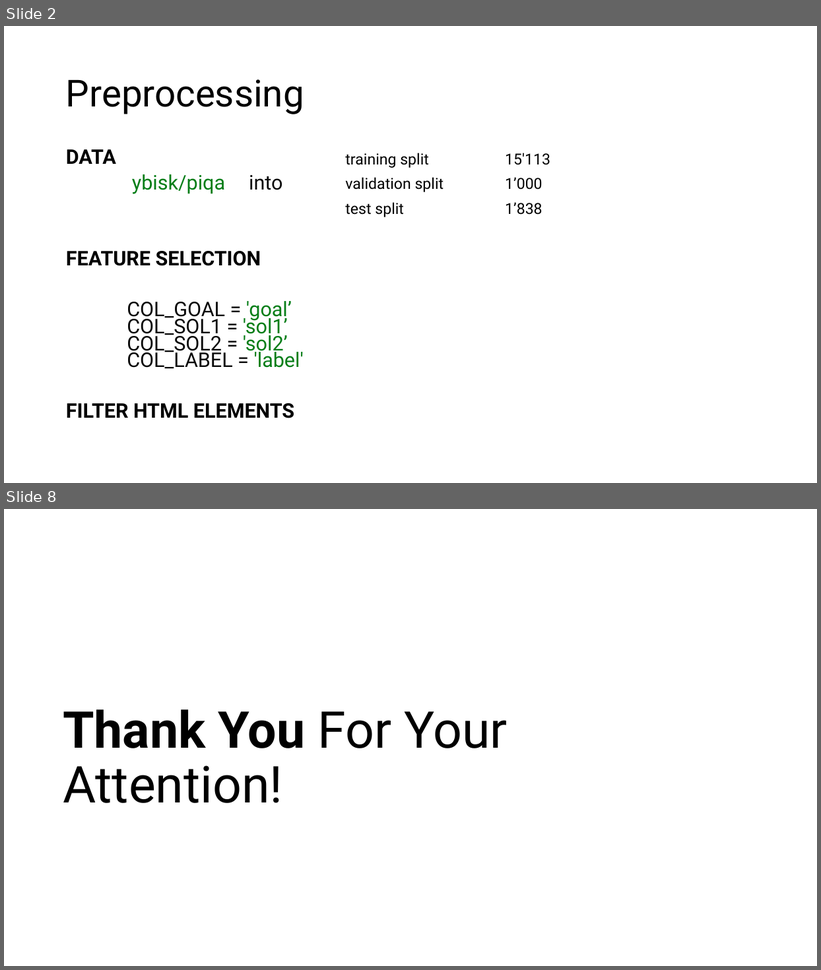
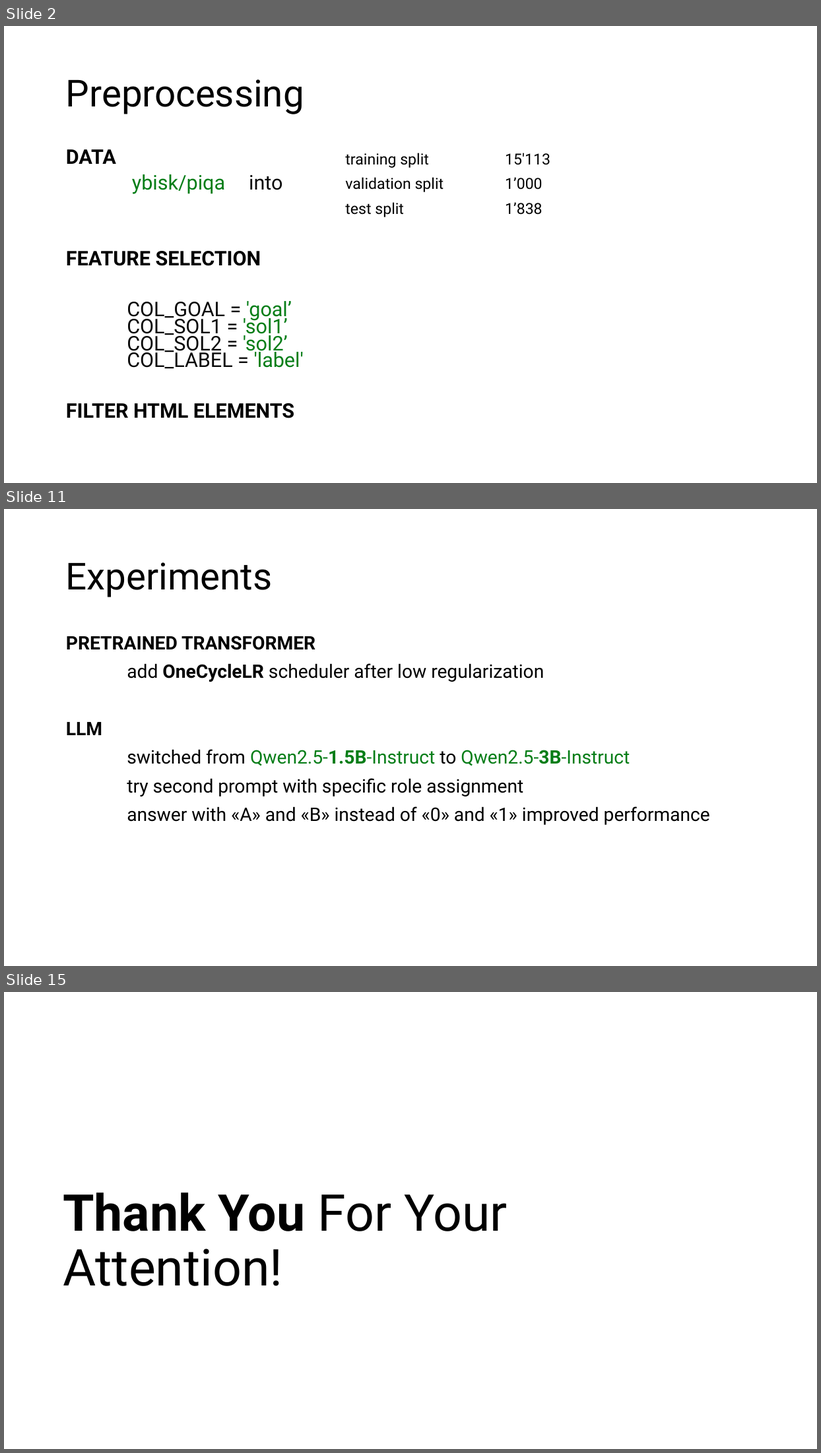
Before and after one commit to saegii/nlp, a slide deck: projects/slides/nlp-project2-presentation.pptx. Shown one above the other, each under a label of ours: slides 2 and 8 before the commit, slides 2, 11 and 15 after it; the slides between them are not shown. The pictures are 821x970 and 821x1453 pixels, drawn with LibreOffice and Linux fonts; fonts in the diff are those of the drawing. Boxes give left, top, right and bottom in pixels: in the first picture for what was removed or moved away, otherwise in the second. Text is boxed around its words. In the diff, an @@ line names an element or a change of style, - is before the commit and + after.

```diff
--- a/projects/slides/nlp-project2-presentation.pptx
+++ b/projects/slides/nlp-project2-presentation.pptx
@@ slide 11 added at box(4, 509, 817, 966), background #FFFFFF @@
@@ title added at box(66, 562, 273, 597), 44 pt, text #000000 @@
+Experiments
@@ text added at box(66, 636, 710, 825), 22 pt, text #000000 @@
+PRETRAINED TRANSFORMER
+add OneCycleLR scheduler after low regularization
+LLM
+switched from Qwen2.5-1.5B-Instruct to Qwen2.5-3B-Instruct
+try second prompt with specific role assignment
+answer with «A» and «B» instead of «0» and «1» improved performance
@@ what was slide 8 is now slide 15 @@
```
Also in this commit, not shown: 3 slides changed, 9 other slides added, 3 slides removed, 1 other file.
